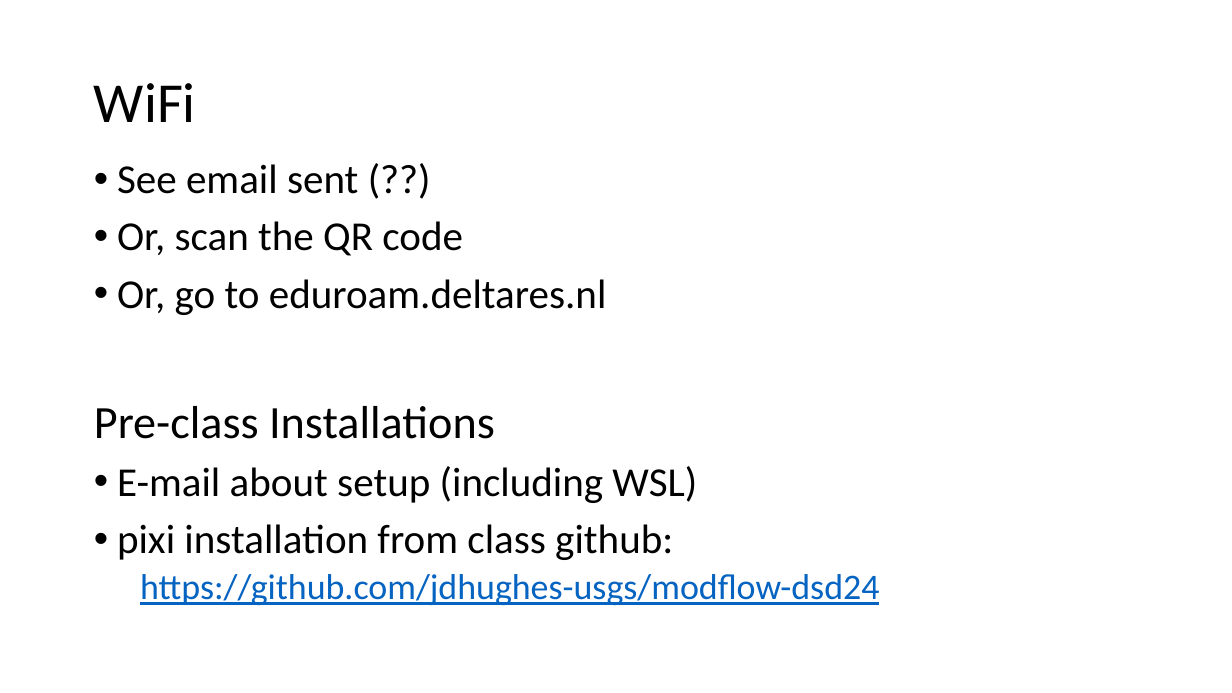
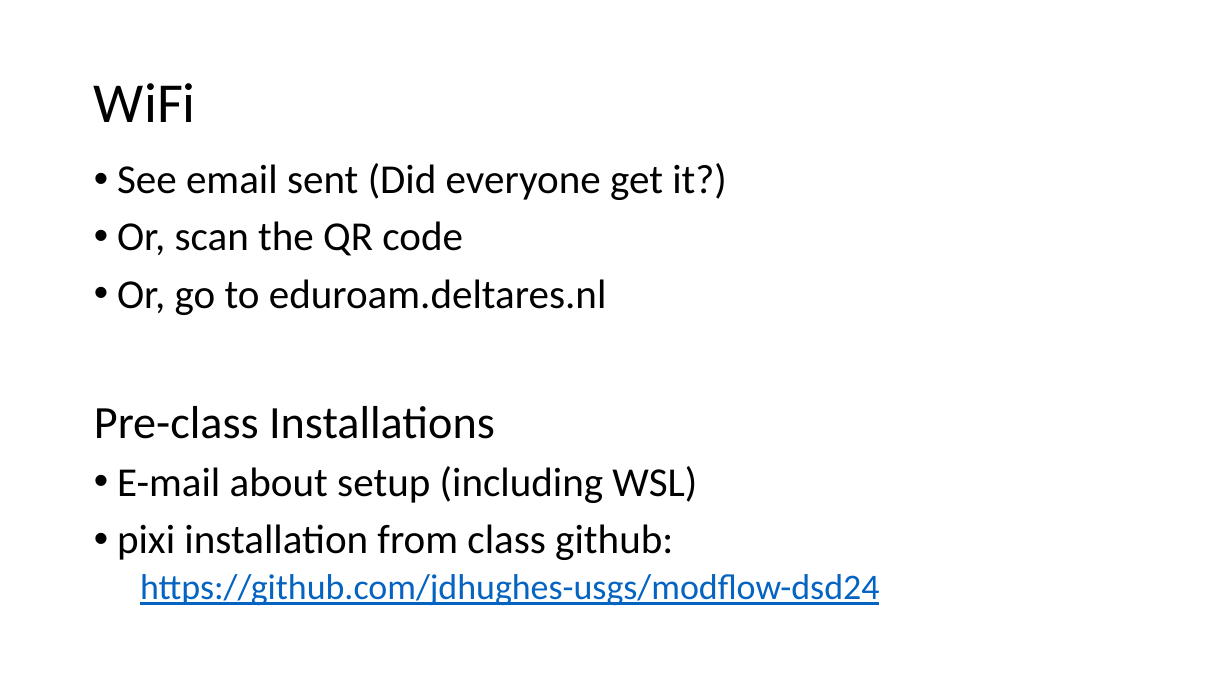
Before and after one commit to martclanor/modflow-dsd24, a slide deck: slide 5 of presentations/0-Welcome.pptx. Drawn at 1232x693 pixels with LibreOffice and Linux fonts; fonts in the diff are those of the drawing. Boxes give left, top, right and bottom in pixels: in the first picture for what was removed or moved away, otherwise in the second. Text is boxed around its words. In the diff, an @@ line names an element or a change of style, - is before the commit and + after.

Commit message:
update presentations

```diff
--- a/presentations/0-Welcome.pptx
+++ b/presentations/0-Welcome.pptx
@@ text at [117, 163, 727, 200]: text changed @@
-• See email sent (??)
+• See email sent (Did everyone get it?)
```
Also in this commit, not shown: 1 slide added, 1 slide removed.
